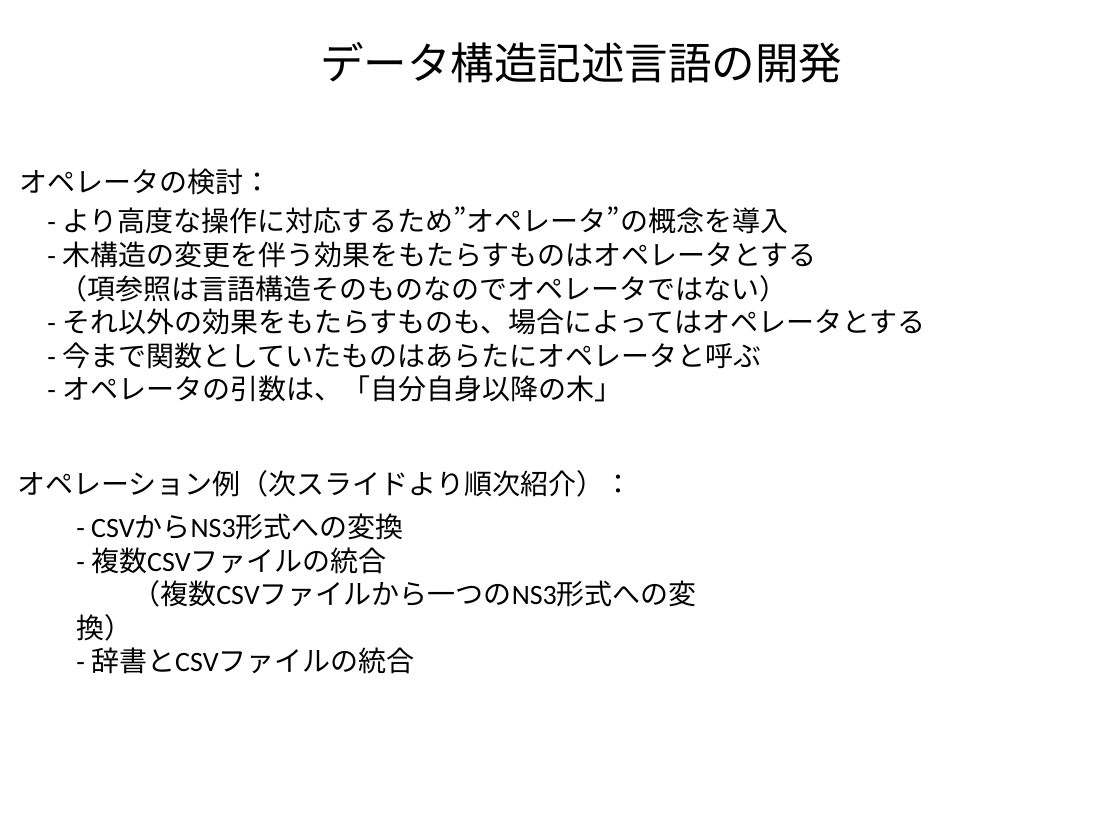
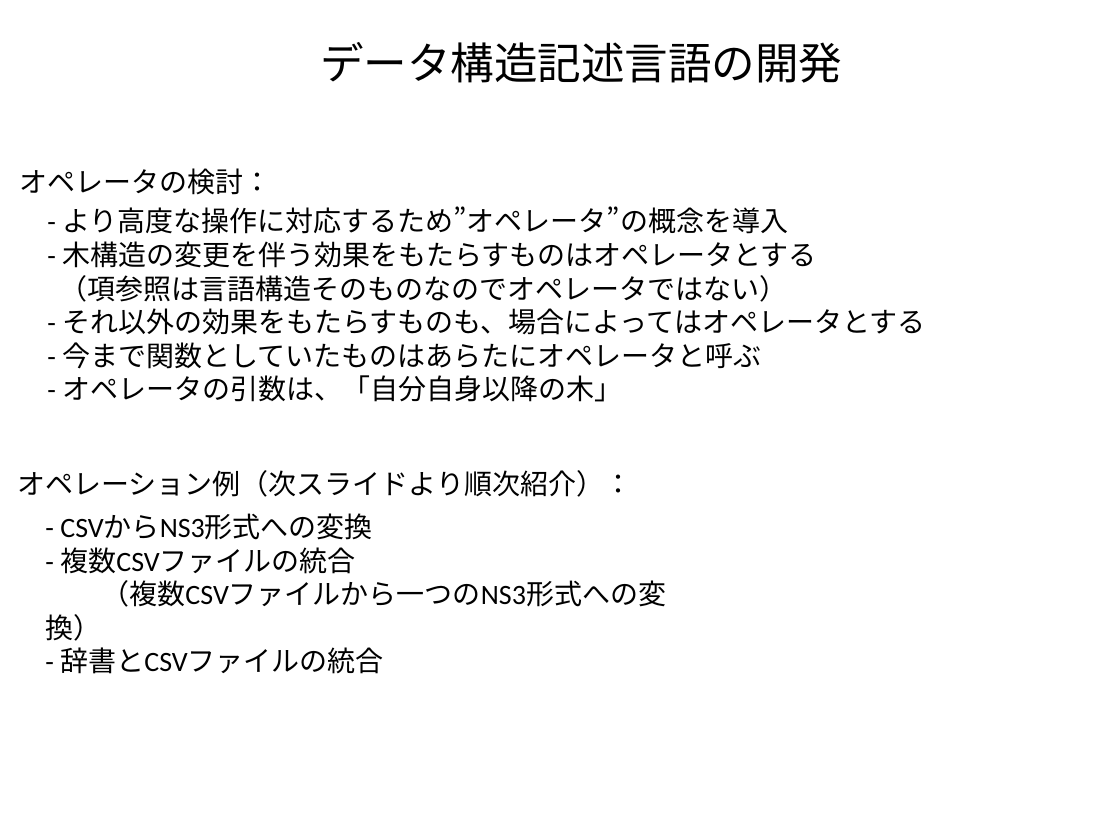
Before and after one commit to kouamano/RECURSIVE-SYSTEM, a slide deck: slide 5 of Document/tq_op_example.odp. Drawn at 1120x840 pixels with LibreOffice and Linux fonts; fonts in the diff are those of the drawing. Boxes give left, top, right and bottom in pixels: in the first picture for what was removed or moved away, otherwise in the second. Text is boxed around its words. In the diff, an @@ line names an element or a change of style, - is before the commit and + after.

```diff
--- a/Document/tq_op_example.odp
+++ b/Document/tq_op_example.odp
@@ text "- CSVからNS3形式への変換": place and size @@
-text "- CSVからNS3形式への変換" at box(91, 514, 697, 674)
+text "- CSVからNS3形式への変換" at box(60, 514, 666, 674)
```
Also in this commit, not shown: 8 other slides changed, 1 other file.
